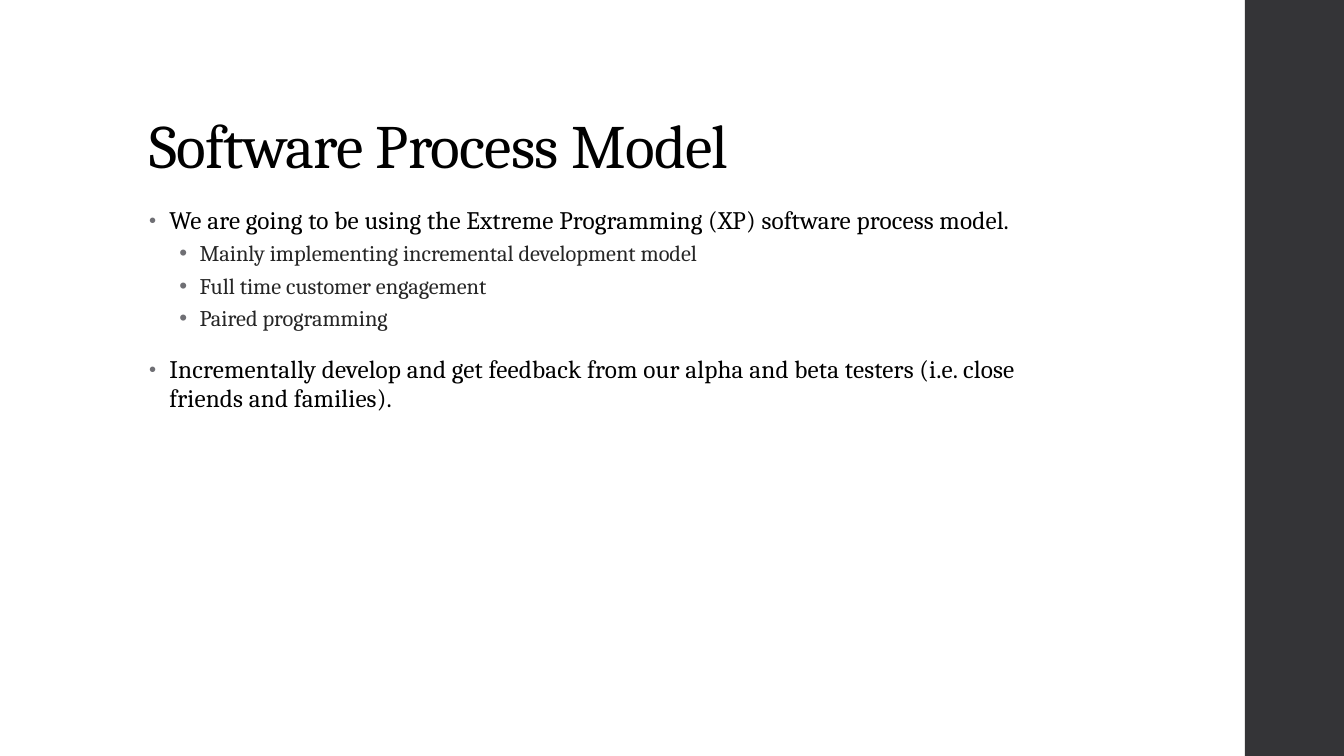
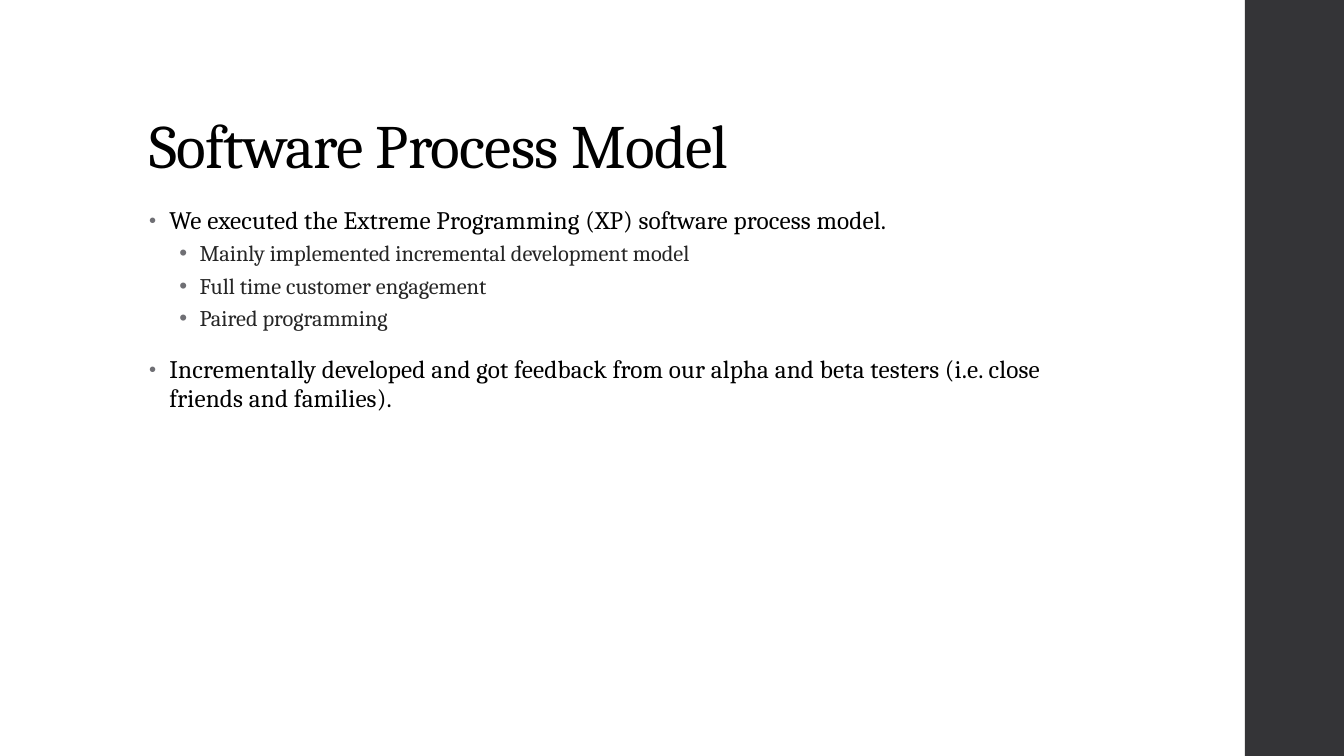
Before and after one commit to dakoval/Sudoku, a slide deck: slide 17 of Project Report/Final Project Report Presentation.pptx (slide 18 before the commit). Drawn at 1344x756 pixels with LibreOffice and Linux fonts; fonts in the diff are those of the drawing. Boxes give left, top, right and bottom in pixels: in the first picture for what was removed or moved away, otherwise in the second. Text is boxed around its words. In the diff, an @@ line names an element or a change of style, - is before the commit and + after.

```diff
--- a/Project Report/Final Project Report Presentation.pptx
+++ b/Project Report/Final Project Report Presentation.pptx
@@ text at (x1=169, y1=211, x2=886, y2=266): text changed @@
-• We are going to be using the Extreme Programming (XP) software process model.
-  • Mainly implementing incremental development model
+• We executed the Extreme Programming (XP) software process model.
+  • Mainly implemented incremental development model
@@ text at (x1=169, y1=360, x2=1040, y2=411): text changed @@
-• Incrementally develop and get feedback from our alpha and beta testers (i.e. close friends and families).
+• Incrementally developed and got feedback from our alpha and beta testers (i.e. close friends and families).
```
Also in this commit, not shown: 15 other slides changed, 5 slides added, 3 slides removed, 4 other files.
